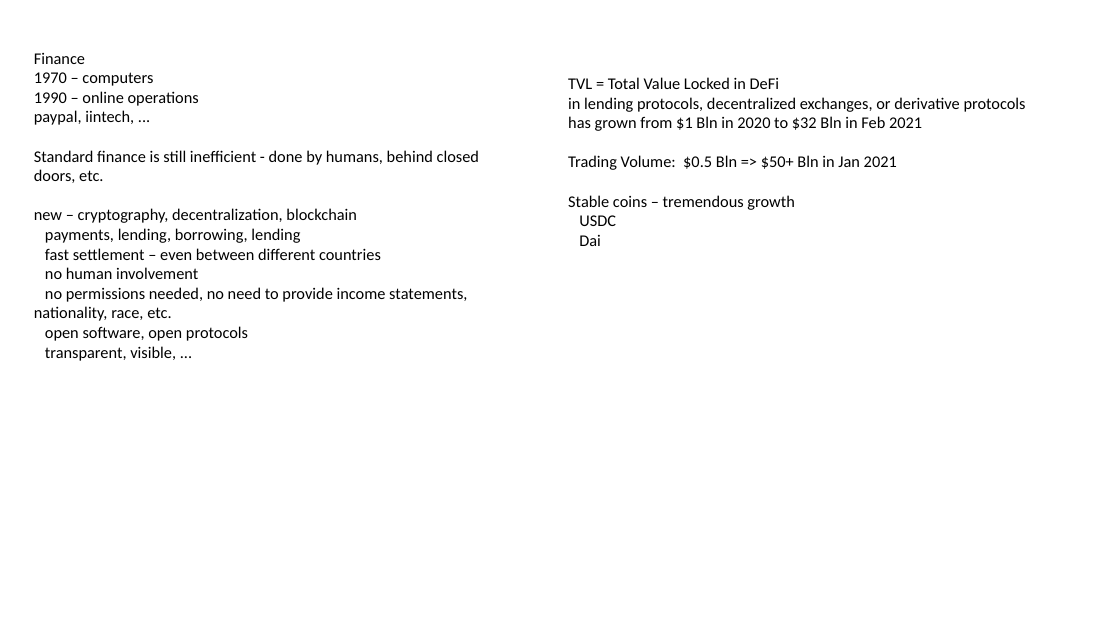
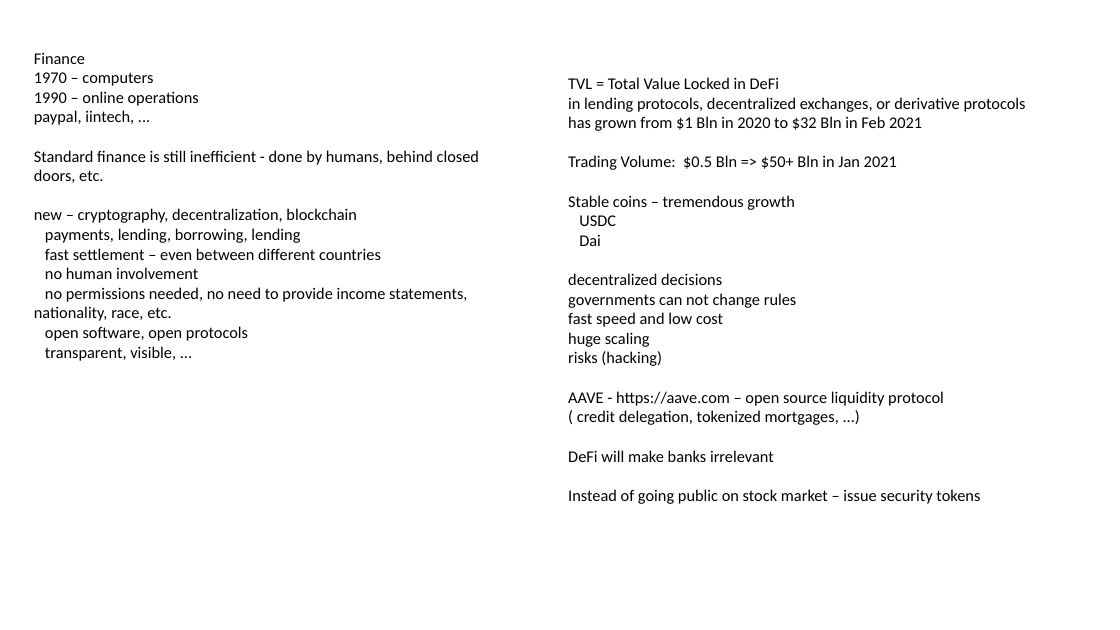
Before and after one commit to lselector/crypto, a slide deck: slide 2 of crypto_09_defi.pptx. Drawn at 1120x630 pixels with LibreOffice and Linux fonts; fonts in the diff are those of the drawing. Boxes give left, top, right and bottom in pixels: in the first picture for what was removed or moved away, otherwise in the second. Text is boxed around its words. In the diff, an @@ line names an element or a change of style, - is before the commit and + after.

```diff
--- a/crypto_09_defi.pptx
+++ b/crypto_09_defi.pptx
@@ text at <box>568,273,980,504</box>: paragraphs added @@
+decentralized decisions
+governments can not change rules
+fast speed and low cost
+huge scaling
+risks (hacking)
+AAVE - https://aave.com – open source liquidity protocol
+( credit delegation, tokenized mortgages, ...)
+DeFi will make banks irrelevant
+Instead of going public on stock market – issue security tokens
```
Also in this commit, not shown: 2 other files.
